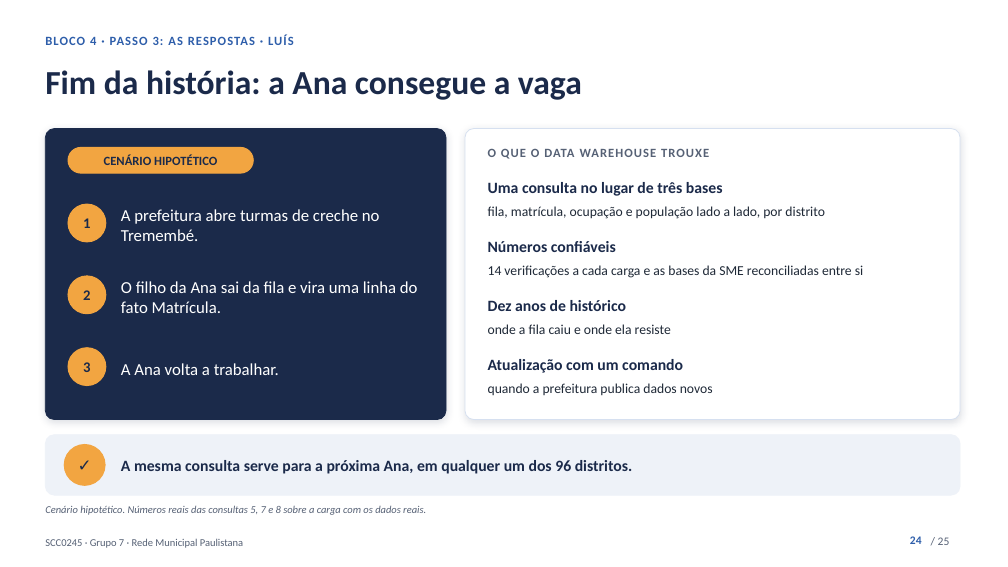
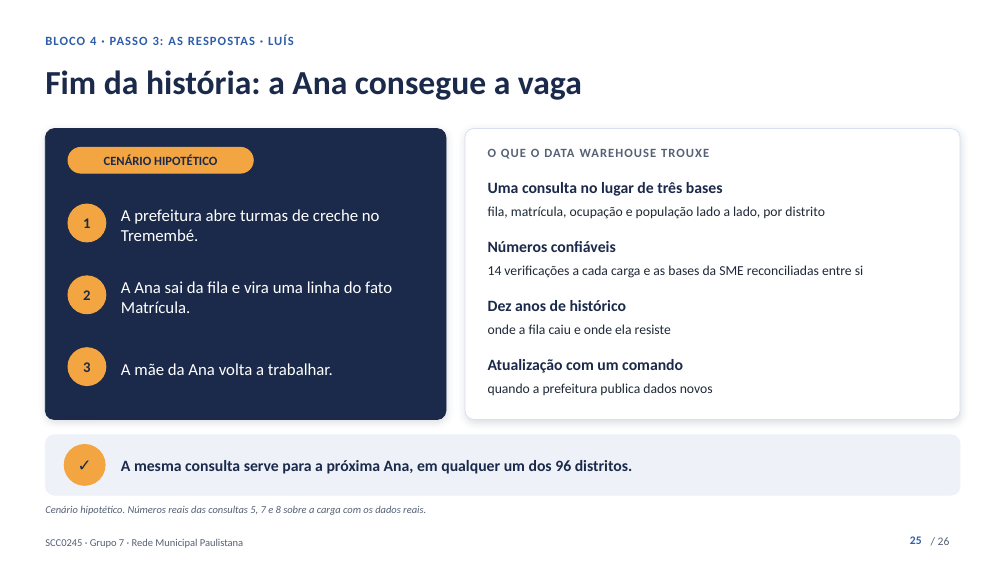
Before and after one commit to kevennlaranjeira/OLAP2026, a slide deck: slide 25 of docs/apresentacao/apresentacao-projeto1.pptx (slide 24 before the commit). Drawn at 1008x567 pixels with LibreOffice and Linux fonts; fonts in the diff are those of the drawing. Boxes give left, top, right and bottom in pixels: in the first picture for what was removed or moved away, otherwise in the second. Text is boxed around its words. In the diff, an @@ line names an element or a change of style, - is before the commit and + after.

Commit message:
docs(apresentacao): abertura mais longa, com a Ana de 1 ano, a mãe e o impacto (#15)
A Ana passa a ser a criança: tem 1 ano, mora no Tremembé e está na fila de creche. A mãe precisa voltar a trabalhar e espera a creche do bairro, e cada mês na fila é um mês a menos de creche. Um slide novo, escuro, pergunta à plateia "E se fosse o seu filho?": em junho de 2024 ainda havia 3.633 crianças na fila de creche, 2.502 delas esperando uma unidade específica e 1.131 aceitando qualquer unidade, nenhuma havia mais de 30 dias.

Outro slide novo, "Do dado à vaga", troca as perguntas do gestor por um ciclo (medir, localizar, decidir, acompanhar) ligado às consultas: como quase sete em cada dez crianças da fila esperam uma unidade específica, falta vaga no lugar certo.

O bloco 1 fica com 6,5 minutos, por decisão do Kevenn, e os outros com 5; docs/08 registra a escolha e o que fazer se a professora segurar os 20 minutos. O teste de tempo passa a conferir o combinado. pptx, HTML, PDF e docs vão para 26 slides.

```diff
--- a/docs/apresentacao/apresentacao-projeto1.pptx
+++ b/docs/apresentacao/apresentacao-projeto1.pptx
@@ text at box(121, 281, 392, 313): text changed @@
-O filho da Ana sai da fila e vira uma linha do fato Matrícula.
+A Ana sai da fila e vira uma linha do fato Matrícula.
@@ text at box(121, 363, 333, 375): text changed @@
-A Ana volta a trabalhar.
+A mãe da Ana volta a trabalhar.
@@ page number at box(910, 536, 922, 544): text changed @@
-24
+25
@@ text at box(938, 537, 950, 545): text changed @@
-/ 25
+/ 26
```
Also in this commit, not shown: 22 other slides changed, 2 slides added, 1 slide removed, 8 other files.
